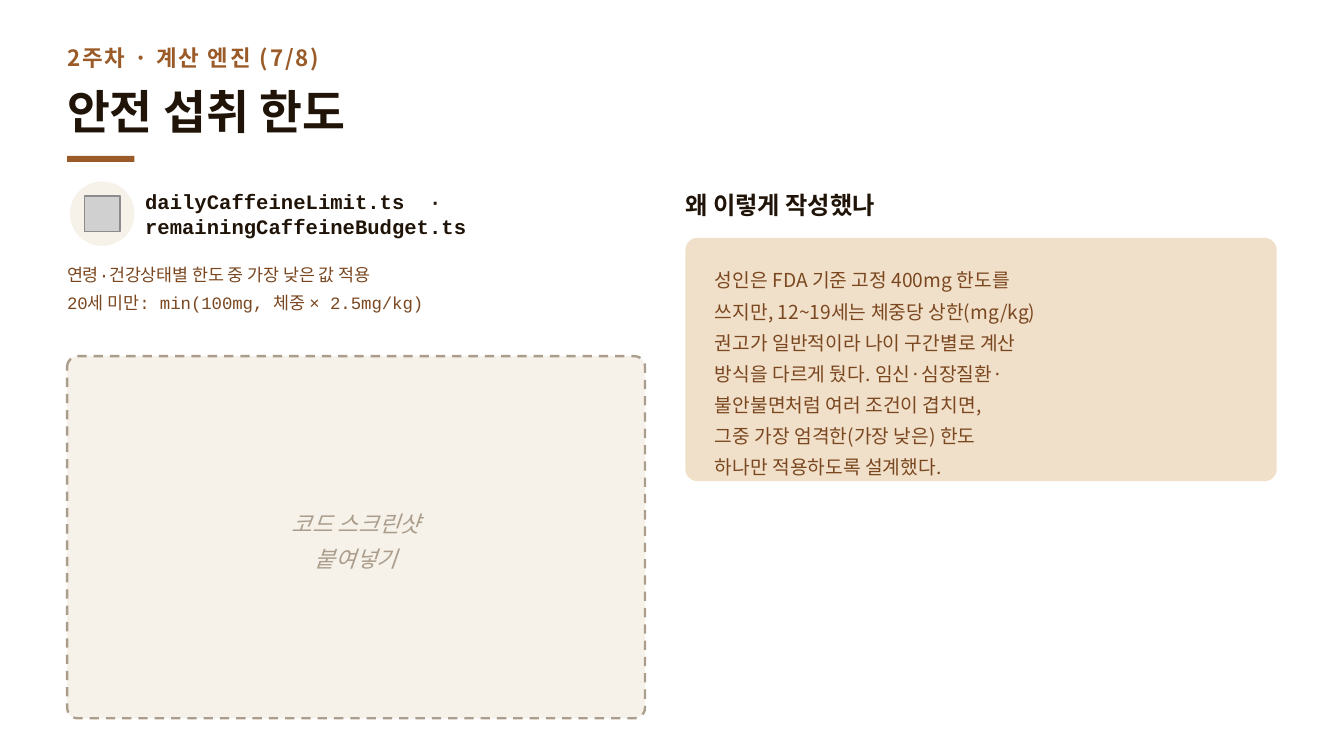
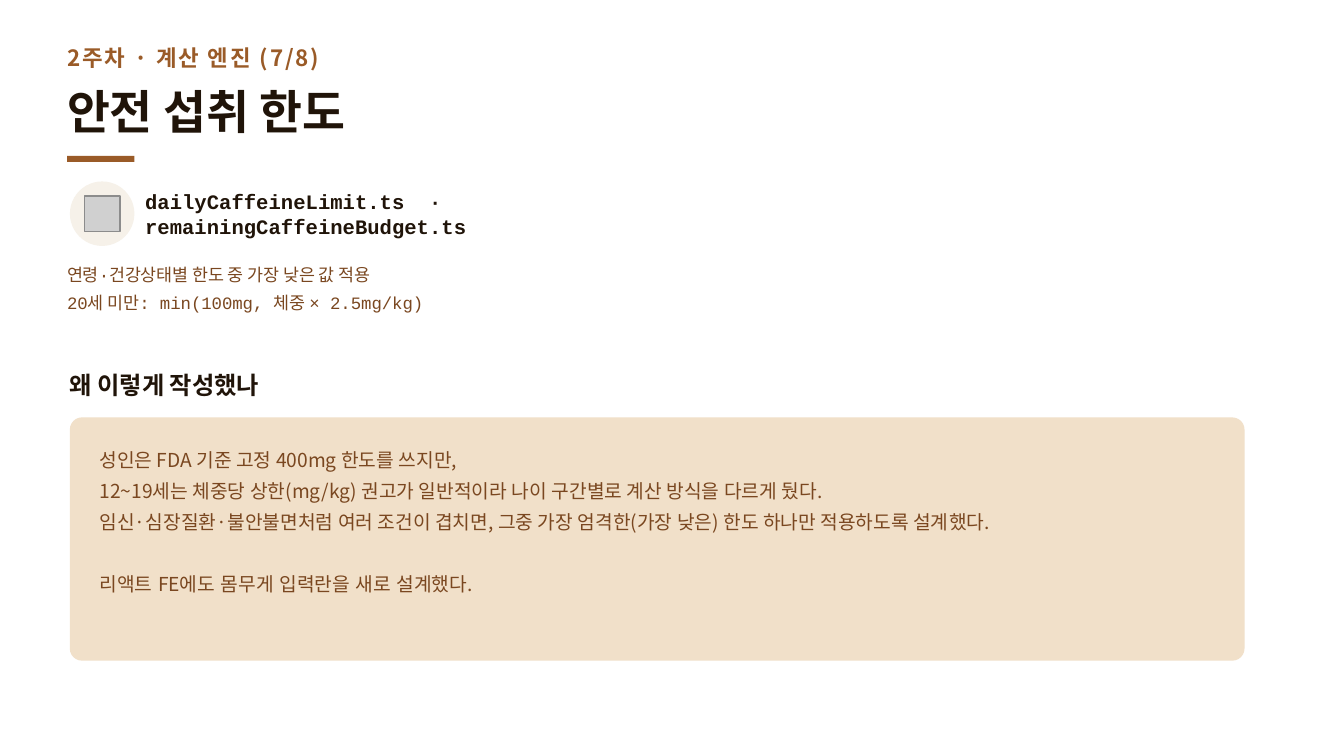
Before and after one commit to Mureung1/hub-showcase, a slide deck: slide 27 of exam-cram-scheduler/docs/presentation/2주차_진행공유.pptx (slide 14 before the commit). Drawn at 1344x756 pixels with LibreOffice and Linux fonts; fonts in the diff are those of the drawing; grey boxes stand for pictures. Boxes give left, top, right and bottom in pixels: in the first picture for what was removed or moved away, otherwise in the second. Text is boxed around its words. In the diff, an @@ line names an element or a change of style, - is before the commit and + after.

```diff
--- a/exam-cram-scheduler/docs/presentation/2주차_진행공유.pptx
+++ b/exam-cram-scheduler/docs/presentation/2주차_진행공유.pptx
@@ rounded rectangle removed at [67, 356, 645, 718] @@
@@ text "왜 이렇게 작성했나": place and size @@
-text "왜 이렇게 작성했나" at [685, 193, 874, 217]
+text "왜 이렇게 작성했나" at [70, 373, 259, 397]
@@ rounded rectangle: place and size @@
-rounded rectangle at [685, 238, 1277, 481]
+rounded rectangle at [70, 418, 1245, 661]
@@ text at [99, 451, 990, 593]: text changed @@
-성인은 FDA 기준 고정 400mg 한도를
-쓰지만, 12~19세는 체중당 상한(mg/kg)
-권고가 일반적이라 나이 구간별로 계산
-방식을 다르게 뒀다. 임신·심장질환·
-불안불면처럼 여러 조건이 겹치면,
-그중 가장 엄격한(가장 낮은) 한도
-하나만 적용하도록 설계했다.
+성인은 FDA 기준 고정 400mg 한도를 쓰지만,
+12~19세는 체중당 상한(mg/kg) 권고가 일반적이라 나이 구간별로 계산 방식을 다르게 뒀다.
+임신·심장질환·불안불면처럼 여러 조건이 겹치면, 그중 가장 엄격한(가장 낮은) 한도 하나만 적용하도록 설계했다.
+리액트 FE에도 몸무게 입력란을 새로 설계했다.
@@ text removed at [292, 513, 420, 569] @@
-코드 스크린샷
-붙여넣기
```
Also in this commit, not shown: 10 other slides changed, 18 slides added, 2 other files.
